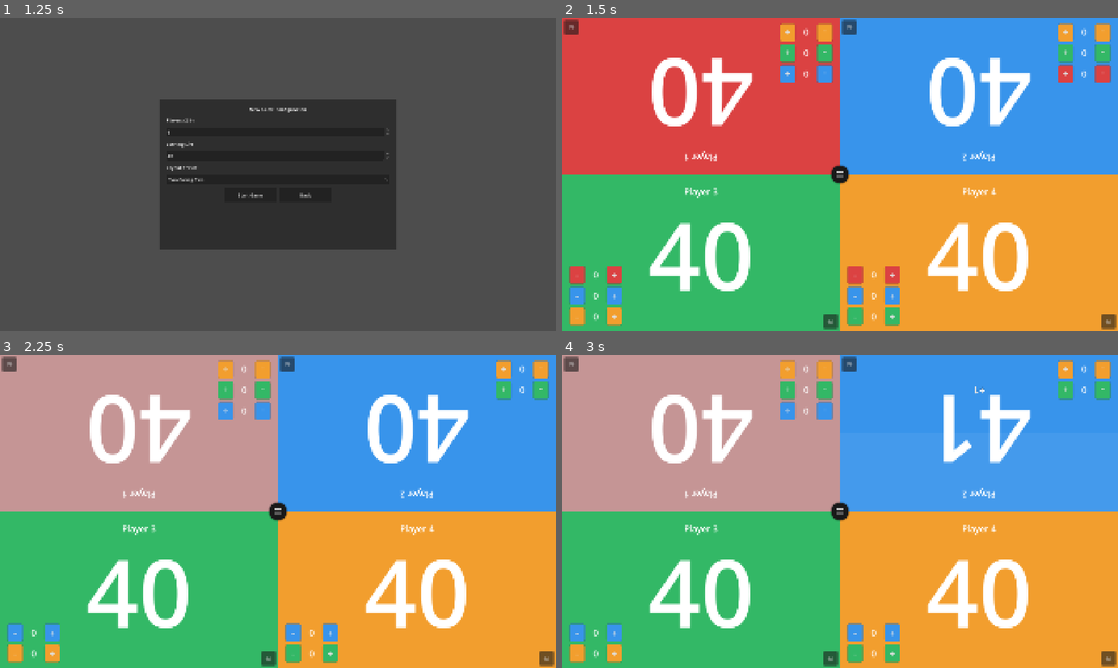
Above: before the commit, frames 1-4 (two rows, left to right).
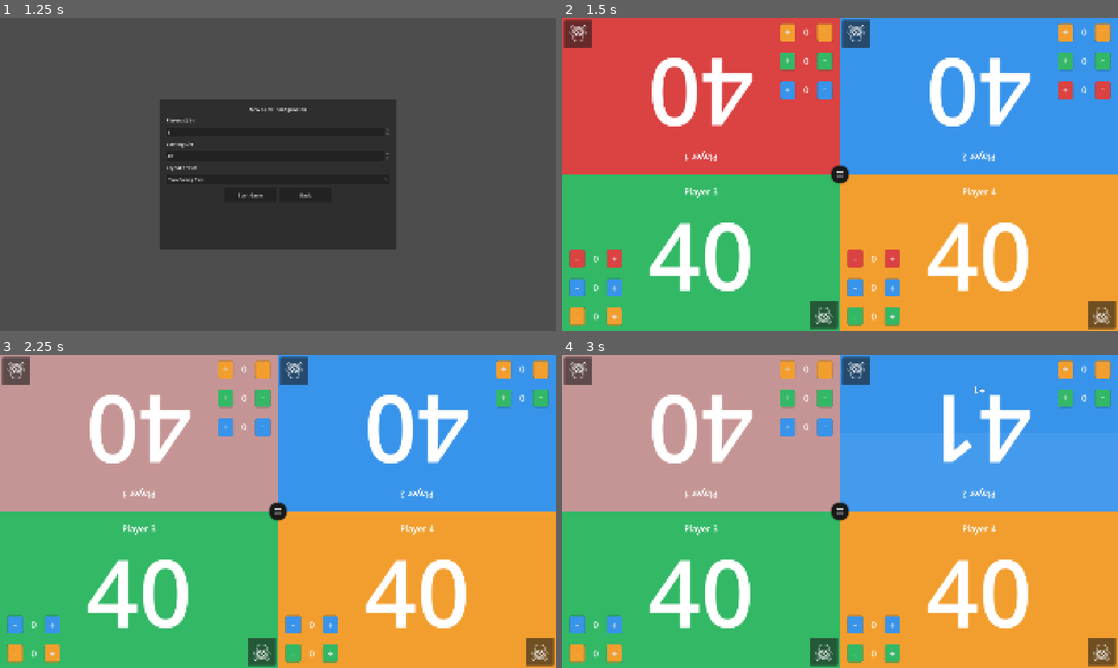
Above: after the commit, the same moments.

Repository: Ripley-426/commander-tracker
Game: Godot game, scene res://scenes/features/main_menu/main_menu.tscn
The game is run twice, just before and just after one commit, with the same random seed, the same clock (stepped at 60 frames per second) and the same inputs.
Inputs (mouse positions are in pixels of both pictures, inside the frame that each line leads up to):
- Up to frame 1 (1.25 s): click "New Game" at 0.5 s
- Up to frame 2 (1.5 s): click "Start Game" at 1.25 s
- Up to frame 3 (2.25 s): click "☠" at 2 s
- Up to frame 4 (3 s): click (979, 470) at 2.77 s

Frame 1 is identical in both runs. In frame 2, 5.0% of the frame differs, in the area x 0-100%, y 0-100%; in frame 3, 3.5%; in frame 4, 3.5%.

Commit message:
increased size on death button and spacing between opponents commander damage

Diff:
--- a/scenes/features/life_tracker/components/player_panel/commander_damage_list.tscn
+++ b/scenes/features/life_tracker/components/player_panel/commander_damage_list.tscn
@@ -25,4 +25,3 @@
 mouse_filter = 2
 size_flags_horizontal = 0
 size_flags_vertical = 0
-theme_override_constants/separation = 12
--- a/scenes/features/life_tracker/components/player_panel/dead_toggle_button.tscn
+++ b/scenes/features/life_tracker/components/player_panel/dead_toggle_button.tscn
@@ -4,6 +4,18 @@
 
 [node name="DeadToggleButton" type="Button"]
 focus_mode = 0
-theme_override_font_sizes/font_size = 26
+text = ""
+script = ExtResource("1_dead_toggle")
+
+[node name="SkullLabel" type="Label" parent="."]
+layout_mode = 1
+anchors_preset = 15
+anchor_right = 1.0
+anchor_bottom = 1.0
+grow_horizontal = 2
+grow_vertical = 2
+mouse_filter = 2
+theme_override_font_sizes/font_size = 78
+horizontal_alignment = 1
+vertical_alignment = 1
 text = "☠"
-script = ExtResource("1_dead_toggle")
--- a/scenes/features/life_tracker/components/player_panel/player_panel.tscn
+++ b/scenes/features/life_tracker/components/player_panel/player_panel.tscn
@@ -114,8 +114,8 @@
 anchor_top = 1.0
 anchor_right = 1.0
 anchor_bottom = 1.0
-offset_left = -56.0
-offset_top = -56.0
+offset_left = -104.0
+offset_top = -104.0
 offset_right = -8.0
 offset_bottom = -8.0
 grow_horizontal = 0
--- a/scripts/features/life_tracker/components/player_panel/commander_damage_list.gd
+++ b/scripts/features/life_tracker/components/player_panel/commander_damage_list.gd
@@ -1,12 +1,17 @@
 extends MarginContainer
 
 const COMMANDER_DAMAGE_ROW_SCENE: PackedScene = preload("res://scenes/features/life_tracker/components/player_panel/commander_damage_row.tscn")
+const OPPONENT_ROW_SEPARATION: int = 40
 
 signal delta_requested(source_player_index: int, delta: int)
 
 @onready var commander_damage_container: VBoxContainer = $CommanderDamageList
 
 var commander_damage_labels_by_source: Dictionary = {}
+
+func _ready() -> void:
+	# Enforce row spacing in code so it is consistent even if scene/theme overrides differ on device.
+	commander_damage_container.add_theme_constant_override("separation", OPPONENT_ROW_SEPARATION)
 
 func setup_rows(commander_rows: Array[Dictionary], is_dead: bool) -> void:
 	_clear_children(commander_damage_container)
--- a/tests/unit/features/life_tracker/components/player_panel/test_commander_damage_list.gd
+++ b/tests/unit/features/life_tracker/components/player_panel/test_commander_damage_list.gd
@@ -76,3 +76,9 @@
 	plus_button.button_down.emit()
 	plus_button.button_up.emit()
 	assert_eq(last_delta, 1)
+
+func test_commander_rows_have_half_button_padding_between_opponents() -> void:
+	var list: Control = _create_list()
+	var container: VBoxContainer = list.get_node("CommanderDamageList")
+	var separation: int = int(container.get_theme_constant("separation"))
+	assert_true(separation >= 40)
--- a/tests/unit/features/life_tracker/components/player_panel/test_player_panel.gd
+++ b/tests/unit/features/life_tracker/components/player_panel/test_player_panel.gd
@@ -280,6 +280,32 @@
 	assert_true(is_equal_approx(dead_button.anchor_left, 1.0))
 	assert_true(is_equal_approx(dead_button.anchor_top, 1.0))
 
+func test_dead_button_has_double_touch_size() -> void:
+	var panel: Control = _create_panel()
+	var dead_button: Button = panel.get_node("DeadButton")
+	var dead_width: float = dead_button.offset_right - dead_button.offset_left
+	var dead_height: float = dead_button.offset_bottom - dead_button.offset_top
+	assert_true(dead_width >= 96.0)
+	assert_true(dead_height >= 96.0)
+
+func test_dead_button_skull_uses_large_font() -> void:
+	var panel: Control = _create_panel()
+	var dead_button: Button = panel.get_node("DeadButton")
+	var skull_label: Label = dead_button.get_node("SkullLabel")
+	var font_size: int = int(skull_label.get("theme_override_font_sizes/font_size"))
+	assert_true(font_size >= 70)
+
+func test_dead_button_skull_label_is_centered() -> void:
+	var panel: Control = _create_panel()
+	var dead_button: Button = panel.get_node("DeadButton")
+	var skull_label: Label = dead_button.get_node("SkullLabel")
+	assert_true(is_equal_approx(skull_label.anchor_left, 0.0))
+	assert_true(is_equal_approx(skull_label.anchor_top, 0.0))
+	assert_true(is_equal_approx(skull_label.anchor_right, 1.0))
+	assert_true(is_equal_approx(skull_label.anchor_bottom, 1.0))
+	assert_eq(skull_label.horizontal_alignment, HORIZONTAL_ALIGNMENT_CENTER)
+	assert_eq(skull_label.vertical_alignment, VERTICAL_ALIGNMENT_CENTER)
+
 func test_dead_button_press_desaturates_panel_color() -> void:
 	var panel: Control = _create_panel()
 	panel.call("setup", 1, "Player 2", 40, Color(0.86, 0.26, 0.26, 1.0))
